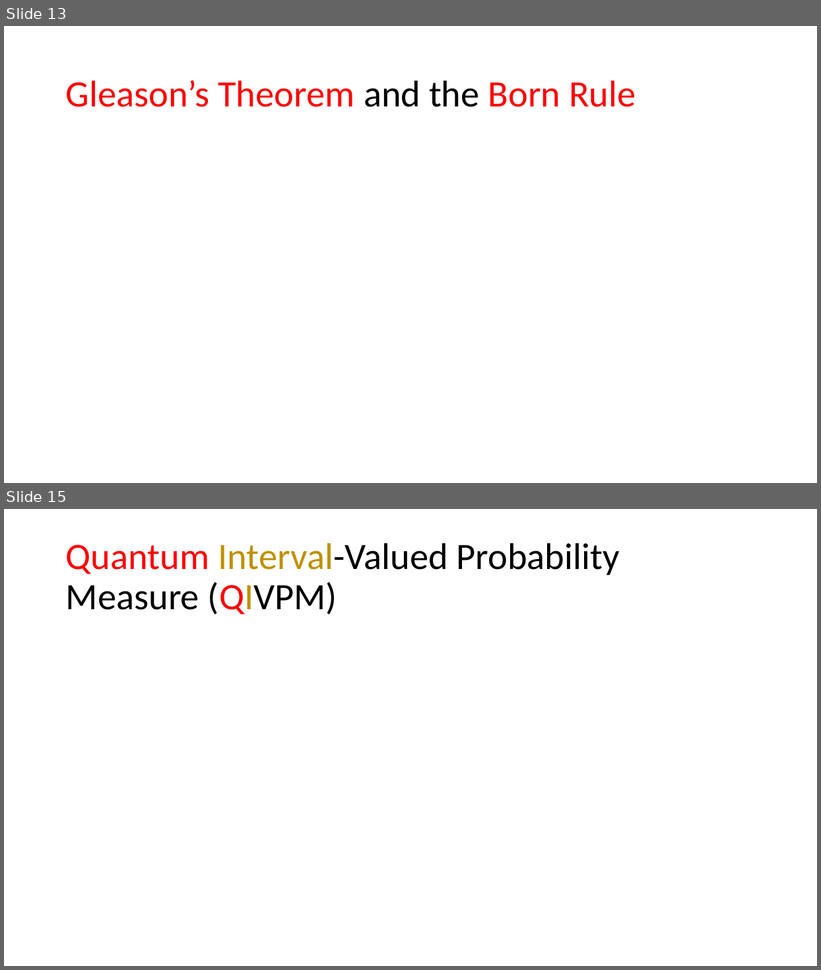
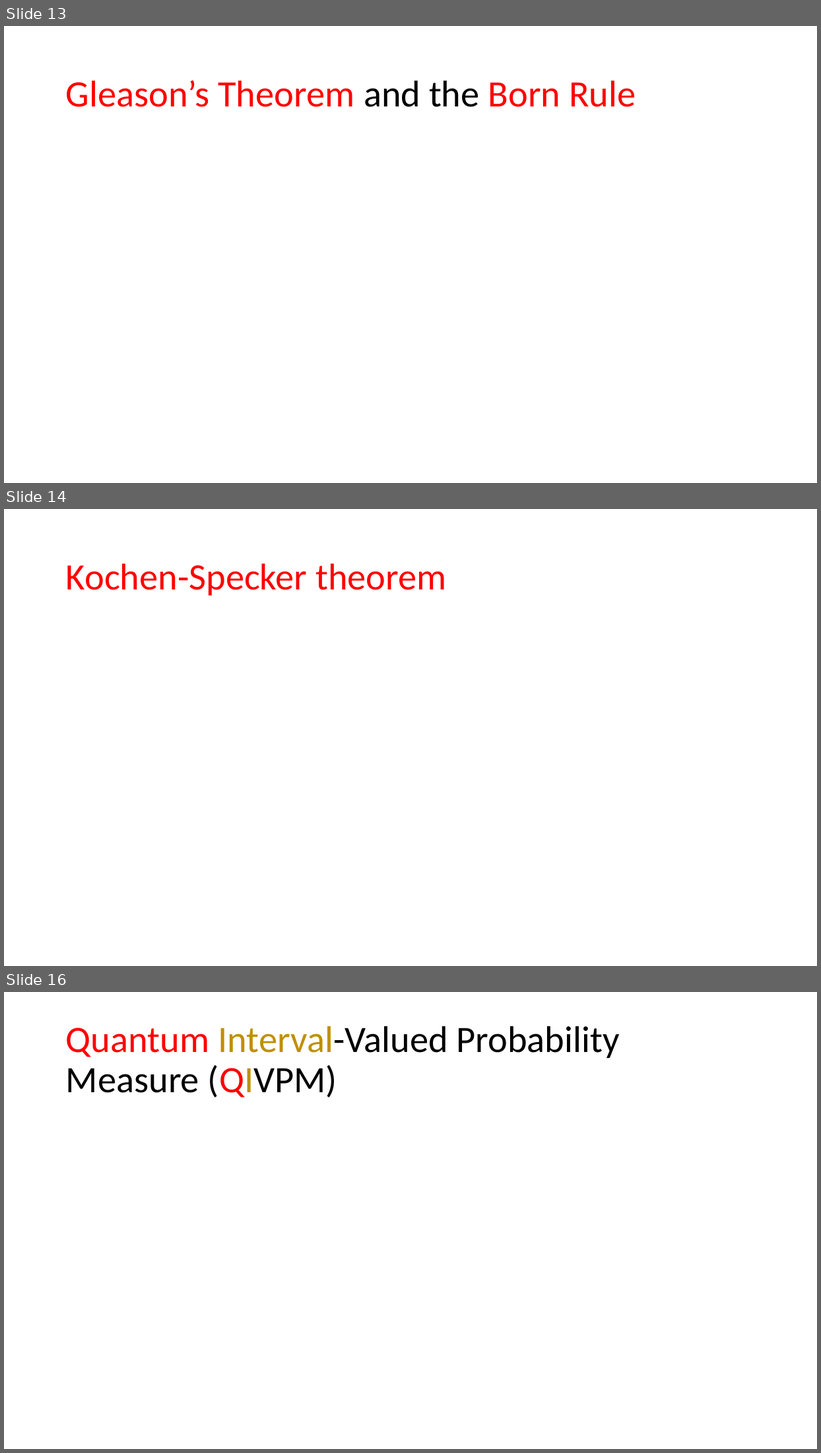
Before and after one commit to yuttai/Contextuality-and-Nonlocality-in-Discrete-Quantum-Theory, a slide deck: prop_short.pptm. Shown one above the other, each under a label of ours: slides 13 and 15 before the commit, slides 13, 14 and 16 after it; the slides between them are not shown. The pictures are 821x970 and 821x1453 pixels, drawn with LibreOffice and Linux fonts; fonts in the diff are those of the drawing; grey boxes stand for pictures. Boxes give left, top, right and bottom in pixels: in the first picture for what was removed or moved away, otherwise in the second. Text is boxed around its words. In the diff, an @@ line names an element or a change of style, - is before the commit and + after.

```diff
--- a/prop_short.pptm
+++ b/prop_short.pptm
@@ slide 14 added at (4, 509, 817, 966), background #FFFFFF @@
@@ title added at (66, 563, 446, 595), 44 pt, text #FF0000 @@
+Kochen-Specker theorem
@@ what was slide 15 is now slide 16 @@
```
Also in this commit, not shown: 4 other slides added.
